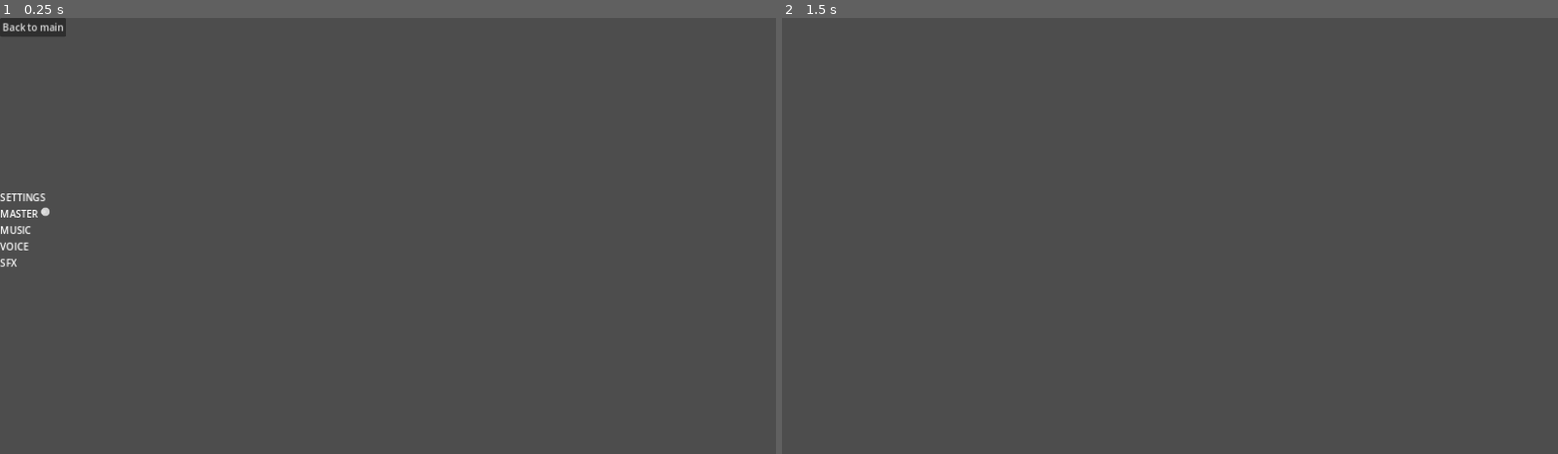
Above: before the commit, frames 1-2 (left to right).
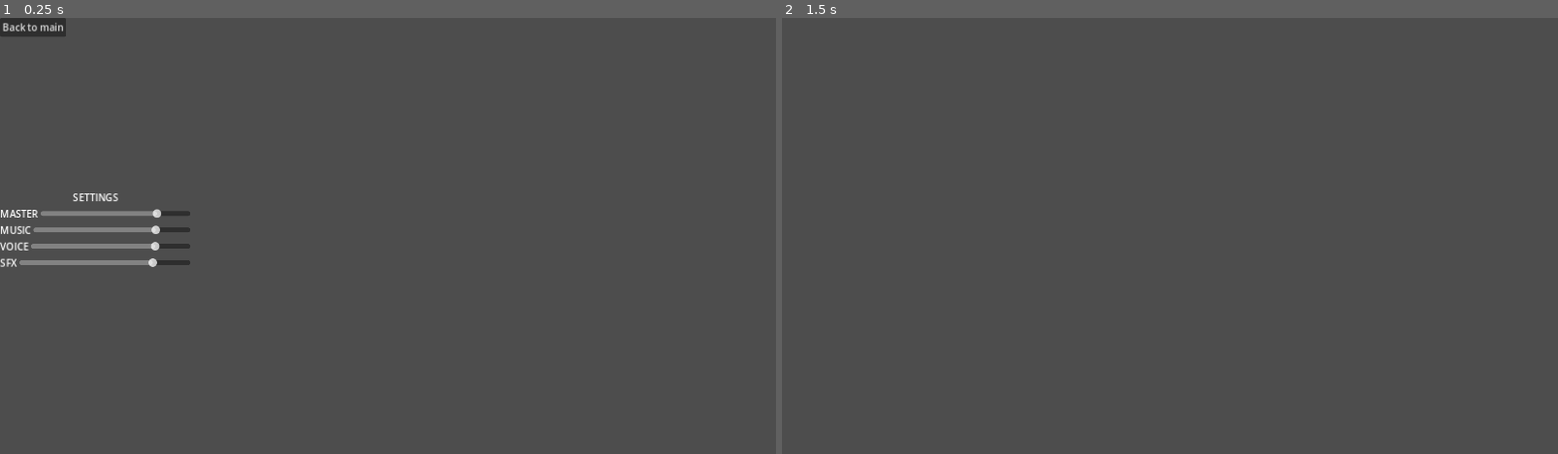
Above: after the commit, the same moments.

Repository: ACristoff/godot-library
Game: Godot game, scene res://Game/UI/Settings_Menu/settings.tscn
The game is run twice, just before and just after one commit, with the same random seed, the same clock (stepped at 60 frames per second) and the same inputs. This scene is started directly instead of the project's main scene.
Inputs:
- Up to frame 1 (0.25 s): no input
- Up to frame 2 (1.5 s): tap Enter at 0.5 s; click "Back to main" at 1.25 s

The runs differ from the first frame. In frame 1, 1.1% of the frame differs, in the area x 0-25%, y 40-58%; in frame 2, nothing differs.

Commit message:
settings audio setup

Diff:
--- a/Game/UI/Settings_Menu/settings.tscn
+++ b/Game/UI/Settings_Menu/settings.tscn
@@ -17,7 +17,7 @@
 offset_bottom = 8.0
 text = "Back to main"
 
-[node name="Control" type="Control" parent="."]
+[node name="SettingsContainer" type="Control" parent="."]
 layout_mode = 1
 anchors_preset = 14
 anchor_top = 0.5
@@ -28,45 +28,77 @@
 grow_horizontal = 2
 grow_vertical = 2
 
-[node name="VBoxContainer" type="VBoxContainer" parent="Control"]
+[node name="VBoxContainer" type="VBoxContainer" parent="SettingsContainer"]
 layout_mode = 0
-offset_right = 40.0
-offset_bottom = 40.0
+offset_right = 314.0
+offset_bottom = 131.0
 
-[node name="Label" type="Label" parent="Control/VBoxContainer"]
+[node name="Label" type="Label" parent="SettingsContainer/VBoxContainer"]
 layout_mode = 2
 text = "SETTINGS
 "
+horizontal_alignment = 1
 
-[node name="HBoxContainer" type="HBoxContainer" parent="Control/VBoxContainer"]
+[node name="VBoxContainer" type="VBoxContainer" parent="SettingsContainer/VBoxContainer"]
 layout_mode = 2
 
-[node name="VBoxSoundLabels" type="VBoxContainer" parent="Control/VBoxContainer/HBoxContainer"]
+[node name="HBoxContainer" type="HBoxContainer" parent="SettingsContainer/VBoxContainer/VBoxContainer"]
 layout_mode = 2
 
-[node name="MasterLabel" type="Label" parent="Control/VBoxContainer/HBoxContainer/VBoxSoundLabels"]
+[node name="MasterLabel" type="Label" parent="SettingsContainer/VBoxContainer/VBoxContainer/HBoxContainer"]
 layout_mode = 2
 text = "MASTER
 "
 
-[node name="MusicLabel" type="Label" parent="Control/VBoxContainer/HBoxContainer/VBoxSoundLabels"]
+[node name="MasterSlider" type="HSlider" parent="SettingsContainer/VBoxContainer/VBoxContainer/HBoxContainer"]
+layout_mode = 2
+size_flags_horizontal = 3
+size_flags_vertical = 4
+value = 80.0
+rounded = true
+
+[node name="HBoxContainer2" type="HBoxContainer" parent="SettingsContainer/VBoxContainer/VBoxContainer"]
+layout_mode = 2
+
+[node name="MusicLabel" type="Label" parent="SettingsContainer/VBoxContainer/VBoxContainer/HBoxContainer2"]
 layout_mode = 2
 text = "MUSIC
 "
 
-[node name="VoiceLabel" type="Label" parent="Control/VBoxContainer/HBoxContainer/VBoxSoundLabels"]
+[node name="MusicSlider" type="HSlider" parent="SettingsContainer/VBoxContainer/VBoxContainer/HBoxContainer2"]
+layout_mode = 2
+size_flags_horizontal = 3
+size_flags_vertical = 4
+value = 80.0
+rounded = true
+
+[node name="HBoxContainer3" type="HBoxContainer" parent="SettingsContainer/VBoxContainer/VBoxContainer"]
+layout_mode = 2
+
+[node name="VoiceLabel" type="Label" parent="SettingsContainer/VBoxContainer/VBoxContainer/HBoxContainer3"]
 layout_mode = 2
 text = "VOICE"
 
-[node name="SFXLabel" type="Label" parent="Control/VBoxContainer/HBoxContainer/VBoxSoundLabels"]
+[node name="VoiceSlider" type="HSlider" parent="SettingsContainer/VBoxContainer/VBoxContainer/HBoxContainer3"]
+layout_mode = 2
+size_flags_horizontal = 3
+size_flags_vertical = 4
+value = 80.0
+rounded = true
+
+[node name="HBoxContainer4" type="HBoxContainer" parent="SettingsContainer/VBoxContainer/VBoxContainer"]
+layout_mode = 2
+
+[node name="SFXLabel" type="Label" parent="SettingsContainer/VBoxContainer/VBoxContainer/HBoxContainer4"]
 layout_mode = 2
 text = "SFX
 "
 
-[node name="VBoxSoundSliders" type="VBoxContainer" parent="Control/VBoxContainer/HBoxContainer"]
+[node name="SFXSlider" type="HSlider" parent="SettingsContainer/VBoxContainer/VBoxContainer/HBoxContainer4"]
 layout_mode = 2
-
-[node name="HSlider" type="HSlider" parent="Control/VBoxContainer/HBoxContainer/VBoxSoundSliders"]
-layout_mode = 2
+size_flags_horizontal = 3
+size_flags_vertical = 4
+value = 80.0
+rounded = true
 
 [connection signal="pressed" from="BackButton" to="." method="_on_back_button_pressed"]
